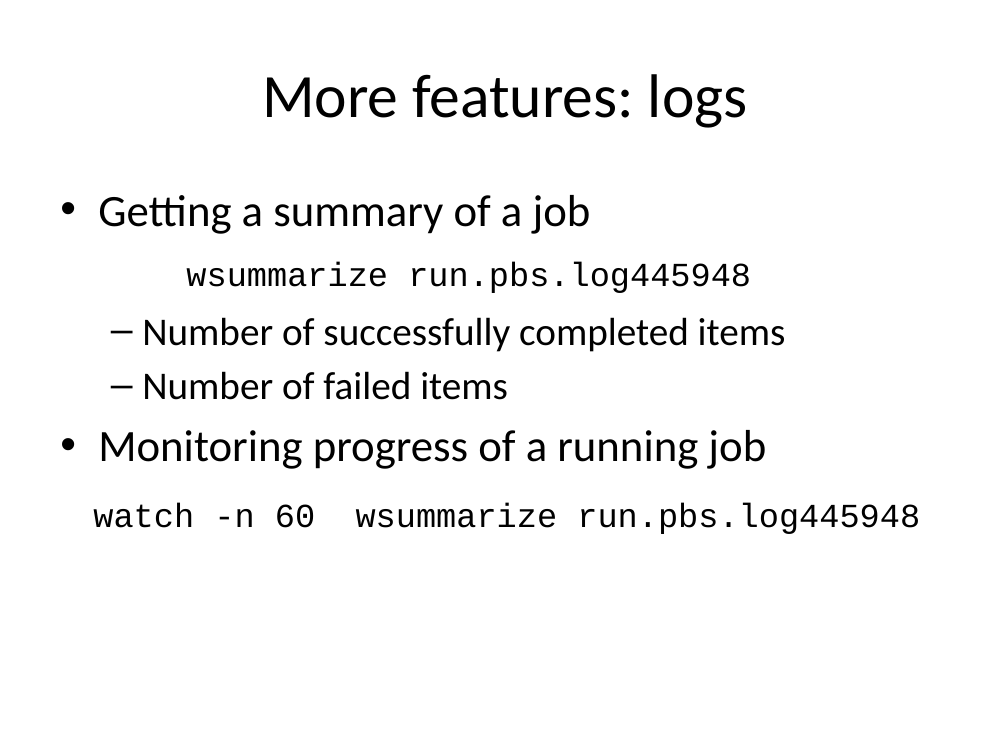
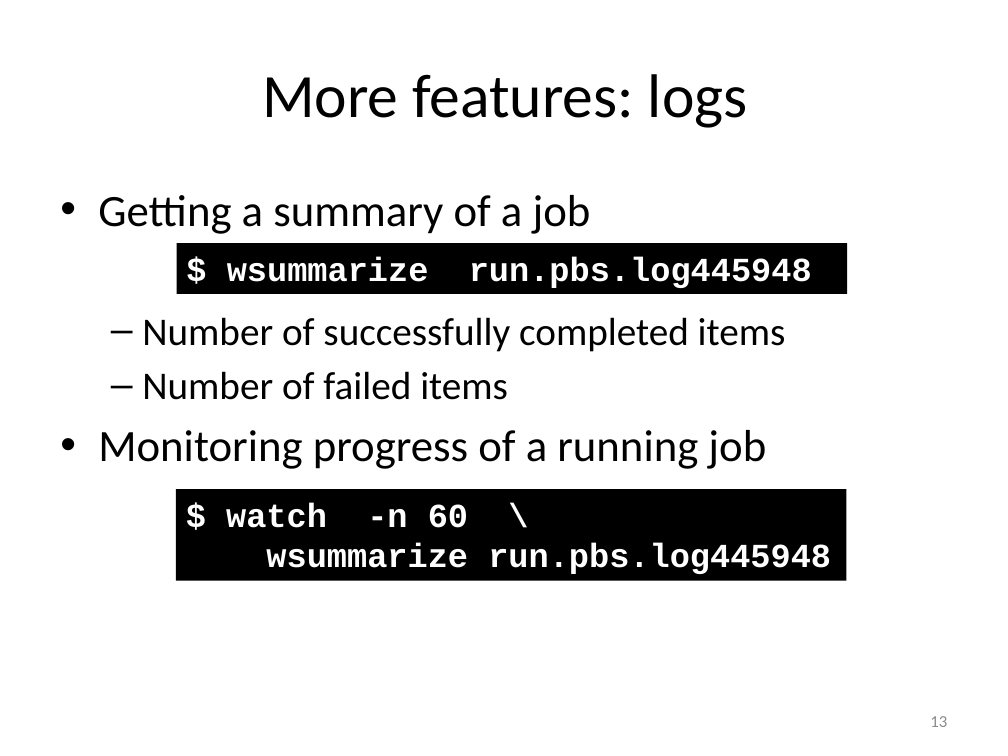
Before and after one commit to gjbex/worker, a slide deck: slide 13 of doc/worker.pptx. Drawn at 1008x756 pixels with LibreOffice and Linux fonts; fonts in the diff are those of the drawing. Boxes give left, top, right and bottom in pixels: in the first picture for what was removed or moved away, otherwise in the second. Text is boxed around its words. In the diff, an @@ line names an element or a change of style, - is before the commit and + after.

```diff
--- a/doc/worker.pptx
+++ b/doc/worker.pptx
@@ rectangle "$ wsummarize run.pbs.log445948": place and size @@
-rectangle "$ wsummarize run.pbs.log445948" at [186,261,751,293]
+rectangle "$ wsummarize run.pbs.log445948" at [176,243,847,293]
@@ rectangle "$ wsummarize run.pbs.log445948" at [176,243,847,293]: fill none to #000000 @@
@@ text in rectangle at [227,257,812,288]: text changed; text colour #000000 to #FFFFFF; bold on @@
-wsummarize run.pbs.log445948
+$ wsummarize run.pbs.log445948
@@ rectangle "$ watch -n 60 \" at [176,489,847,581]: fill none to #000000 @@
@@ rectangle "$ watch -n 60 \": place and size @@
-rectangle "$ watch -n 60 \" at [93,503,920,534]
+rectangle "$ watch -n 60 \" at [176,489,847,581]
@@ text in rectangle at [226,503,831,574]: text changed; text colour #000000 to #FFFFFF; bold on @@
-watch -n 60 wsummarize run.pbs.log445948
+$ watch -n 60 \
+wsummarize run.pbs.log445948
@@ page number added at [930,716,947,727], 12 pt, text #8C8C8C @@
+13
```
Also in this commit, not shown: 28 other slides changed, 2 slides added, 1 slide removed.
